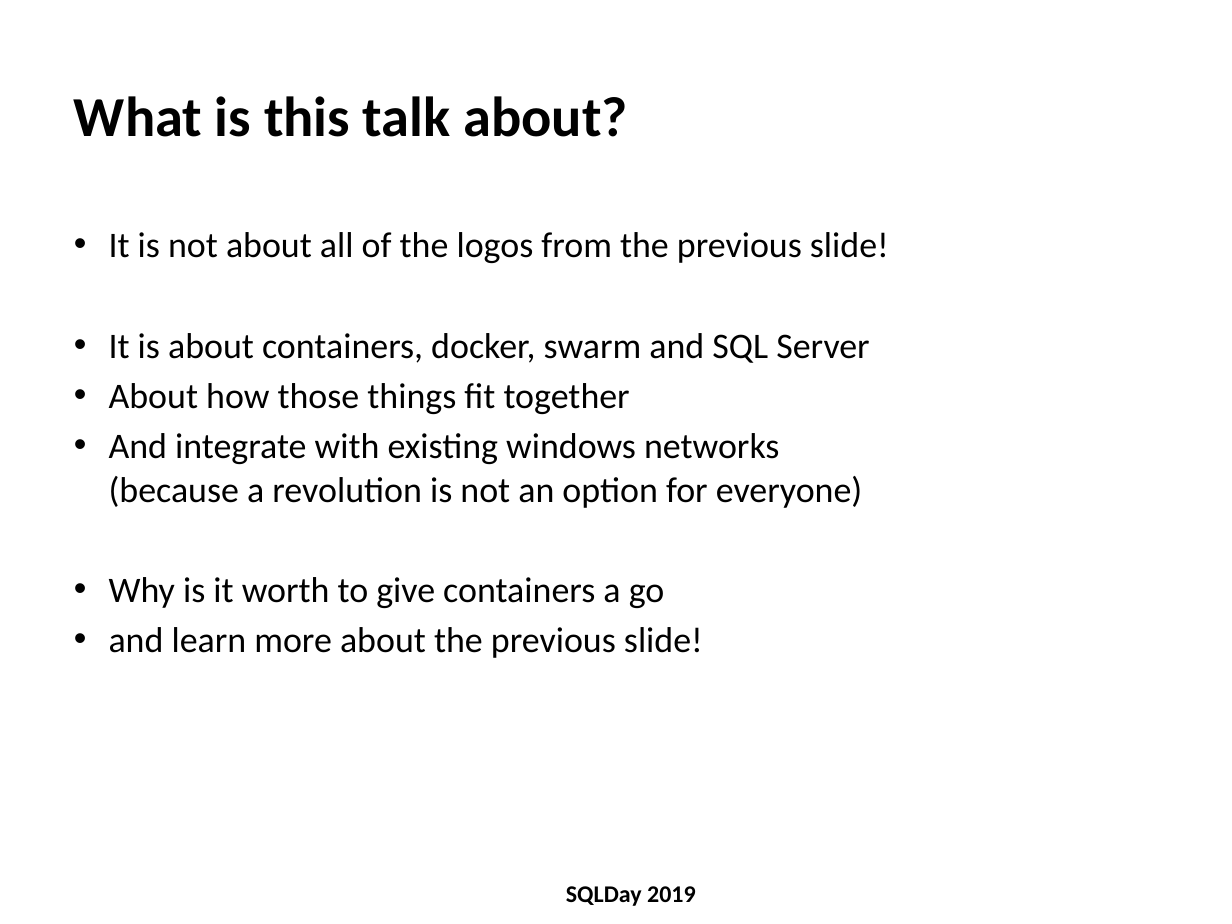
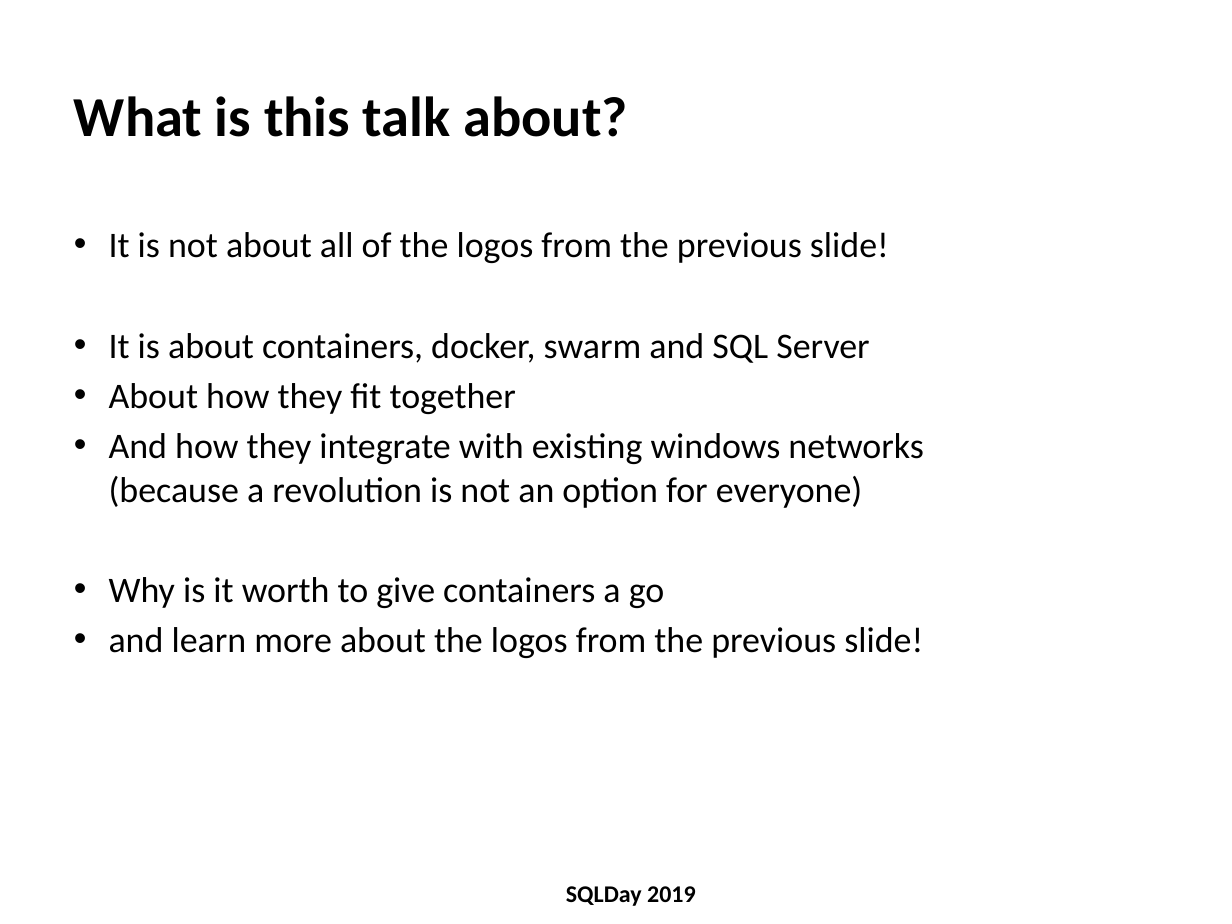
Before and after one commit to michalporeba/sharing, a slide deck: slide 5 of dbas-docker-guide/dbas-docker-guide v1.pptx. Drawn at 1232x924 pixels with LibreOffice and Linux fonts; fonts in the diff are those of the drawing; background and template pictures are left out. Boxes give left, top, right and bottom in pixels: in the first picture for what was removed or moved away, otherwise in the second. Text is boxed around its words. In the diff, an @@ line names an element or a change of style, - is before the commit and + after.

```diff
--- a/dbas-docker-guide/dbas-docker-guide v1.pptx
+++ b/dbas-docker-guide/dbas-docker-guide v1.pptx
@@ text at (109, 383, 923, 508): text changed @@
-• About how those things fit together
-• And integrate with existing windows networks
-  (because a revolution is not an option for everyone)
+• About how they fit together
+• And how they integrate with existing windows networks
+  (because a revolution is not an option for everyone)
@@ text at (109, 627, 923, 658): text changed @@
-• and learn more about the previous slide!
+• and learn more about the logos from the previous slide!
```
Also in this commit, not shown: 15 other slides changed, 7 slides added, 1 other file.
